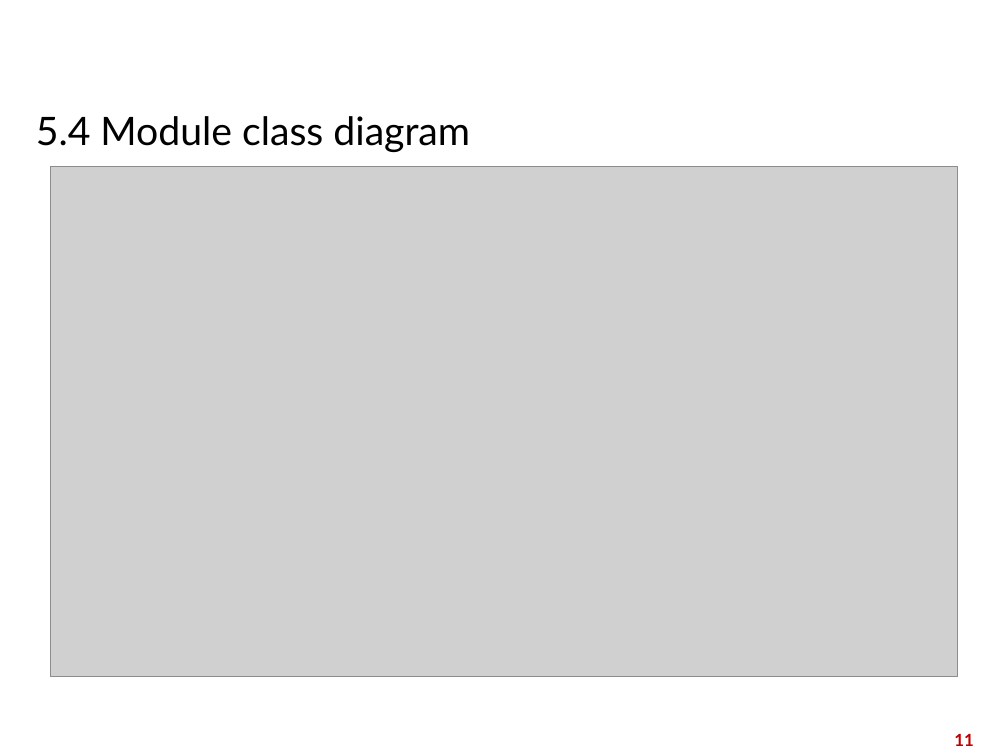
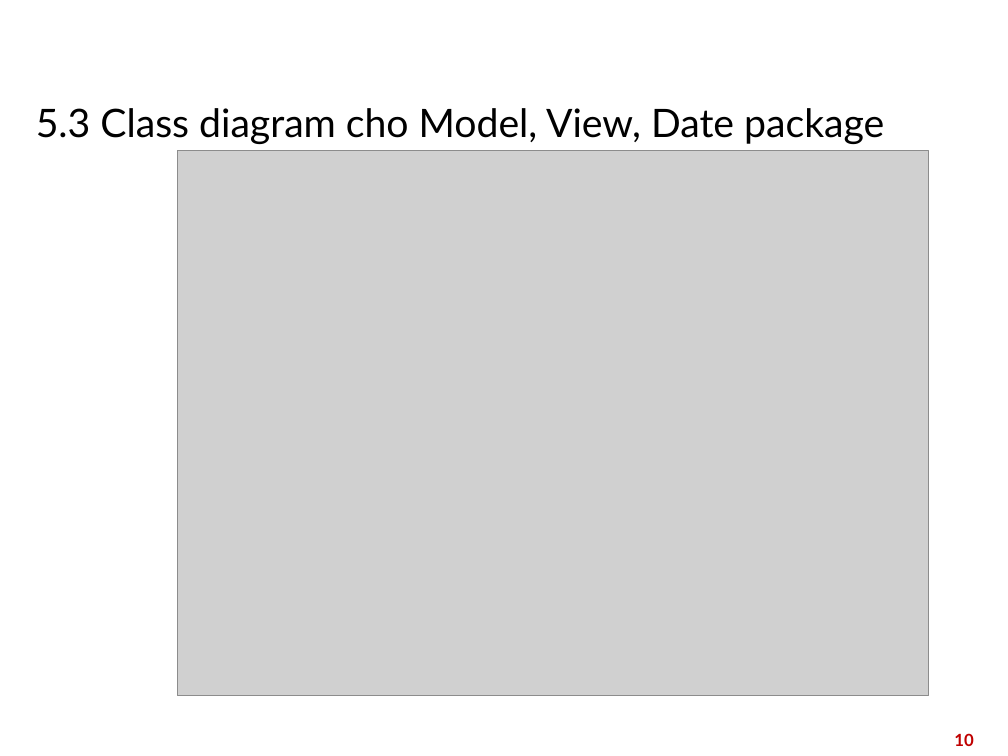
Before and after one commit to zerosuNLD/OOLT.VN.20231-11, a slide deck: slide 10 of Presentation/OOP_Project.pptx (slide 11 before the commit). Drawn at 1008x756 pixels with LibreOffice and Linux fonts; fonts in the diff are those of the drawing; grey boxes stand for pictures; background and template pictures are left out. Boxes give left, top, right and bottom in pixels: in the first picture for what was removed or moved away, otherwise in the second. Text is boxed around its words. In the diff, an @@ line names an element or a change of style, - is before the commit and + after.

```diff
--- a/Presentation/OOP_Project.pptx
+++ b/Presentation/OOP_Project.pptx
@@ text removed at (36,116,470,152) @@
-5.4 Module class diagram
@@ text added at (36,108,884,144), 28 pt, text #000000 @@
+5.3 Class diagram cho Model, View, Date package
@@ picture: place and size @@
-picture at (50,166,958,676)
+picture at (177,150,928,696)
@@ page number at (954,733,973,746): text changed @@
-11
+10
```
Also in this commit, not shown: 6 other slides changed, 2 slides removed.
